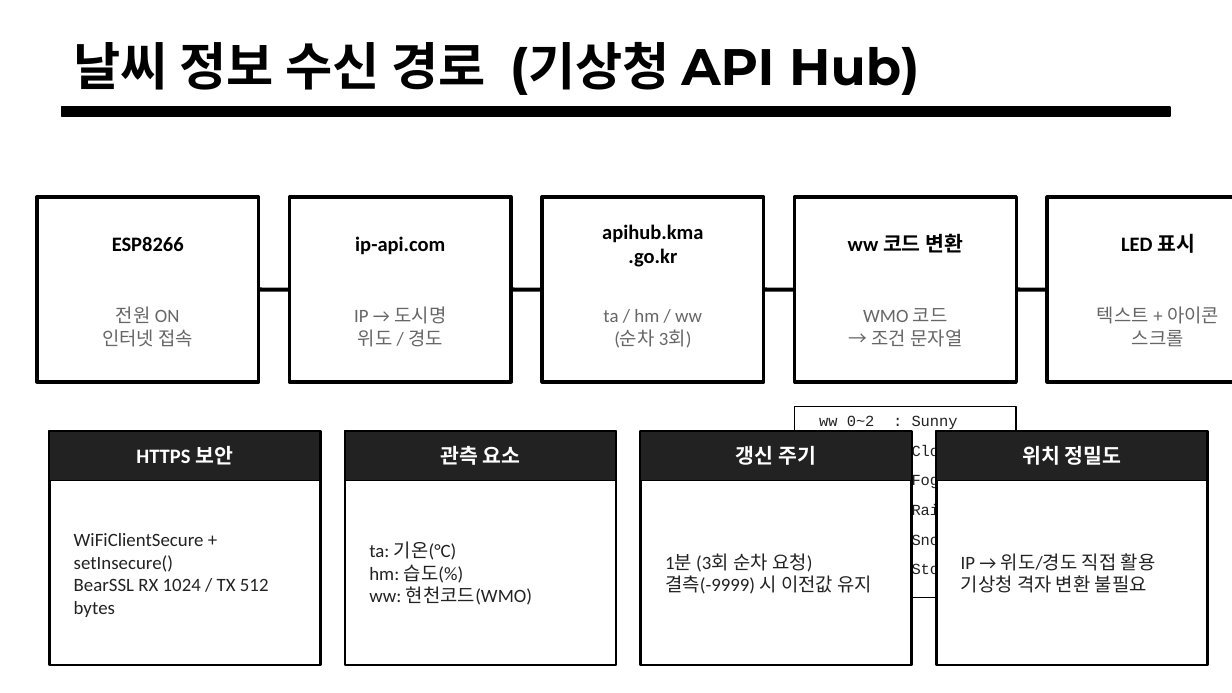
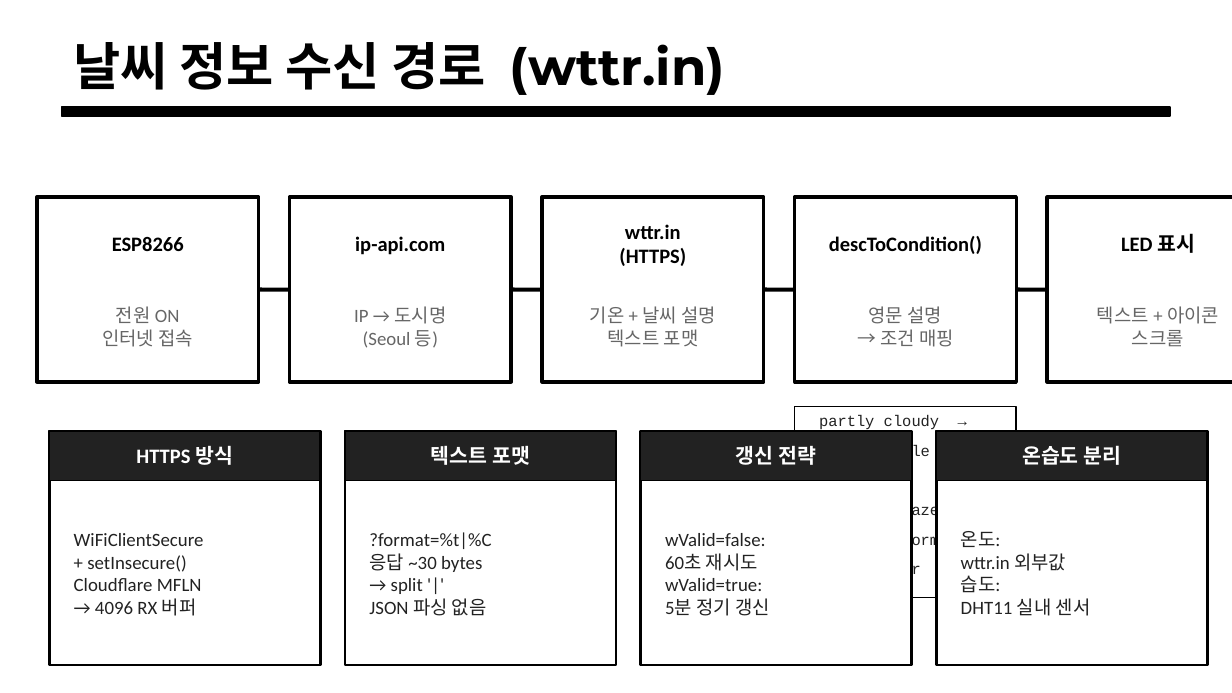
Before and after one commit to dselaser/IoT_WallClock, a slide deck: slide 7 of IoT_WallClock_설명.pptx. Drawn at 1232x693 pixels with LibreOffice and Linux fonts; fonts in the diff are those of the drawing. Boxes give left, top, right and bottom in pixels: in the first picture for what was removed or moved away, otherwise in the second. Text is boxed around its words. In the diff, an @@ line names an element or a change of style, - is before the commit and + after.

```diff
--- a/IoT_WallClock_설명.pptx
+++ b/IoT_WallClock_설명.pptx
@@ text at [74, 42, 725, 95]: text changed @@
-날씨 정보 수신 경로 (기상청 API Hub)
+날씨 정보 수신 경로 (wttr.in)
@@ text at [619, 224, 686, 266]: text changed @@
-apihub.kma
-.go.kr
+wttr.in
+(HTTPS)
@@ text at [829, 236, 982, 254]: text changed @@
-ww 코드 변환
+descToCondition()
@@ text at [590, 306, 716, 347]: text changed @@
-ta / hm / ww
-(순차 3회)
+기온 + 날씨 설명
+텍스트 포맷
@@ text at [869, 306, 954, 347]: text changed @@
-WMO 코드
-→ 조건 문자열
+영문 설명
+→ 조건 매핑
@@ text at [363, 330, 438, 348]: text changed @@
-위도 / 경도
+(Seoul 등)
@@ text at [819, 415, 940, 431]: text changed @@
-ww 0~2 : Sunny (맑음)
+partly cloudy → PCloud
@@ text at [136, 446, 233, 465]: text changed @@
-HTTPS 보안
+HTTPS 방식
@@ text at [431, 446, 530, 465]: text changed @@
-관측 요소
+텍스트 포맷
@@ text at [736, 446, 816, 465]: text changed @@
-갱신 주기
+갱신 전략
@@ text at [819, 445, 930, 461]: text changed @@
-ww 3~9 : Cloud (구름)
+rain/drizzle → Rain
@@ text at [1022, 445, 1122, 465]: text changed @@
-위치 정밀도
+온습도 분리
@@ text at [819, 474, 911, 490]: text changed @@
-ww 40~49: Fog (안개)
+snow/sleet → Snow
@@ text at [819, 504, 939, 520]: text changed @@
-ww 50~69: Rain (비)
+fog/mist/haze → Fog
@@ text at [74, 533, 204, 616]: text changed @@
-WiFiClientSecure + setInsecure()
-BearSSL RX 1024 / TX 512 bytes
+WiFiClientSecure
++ setInsecure()
+Cloudflare MFLN
+→ 4096 RX 버퍼
@@ text at [369, 532, 491, 616]: text changed @@
-ta: 기온(°C)
-hm: 습도(%)
-ww: 현천코드(WMO)
+?format=%t|%C
+응답 ~30 bytes
+→ split '|'
+JSON 파싱 없음
@@ text at [665, 533, 770, 616]: text changed @@
-1분 (3회 순차 요청)
-결측(-9999) 시 이전값 유지
+wValid=false:
+60초 재시도
+wValid=true:
+5분 정기 갱신
@@ text at [819, 533, 939, 549]: text changed @@
-ww 70~79: Snow (눈)
+thunder/storm → Storm
@@ text at [961, 531, 1091, 616]: text changed @@
-IP → 위도/경도 직접 활용
-기상청 격자 변환 불필요
+온도:
+wttr.in 외부값
+습도:
+DHT11 실내 센서
@@ text at [819, 563, 921, 579]: text changed @@
-ww 95~99: Storm (뇌우)
+sunny/clear → Sunny
```
Also in this commit, not shown: 4 other slides changed, 1 other file.
